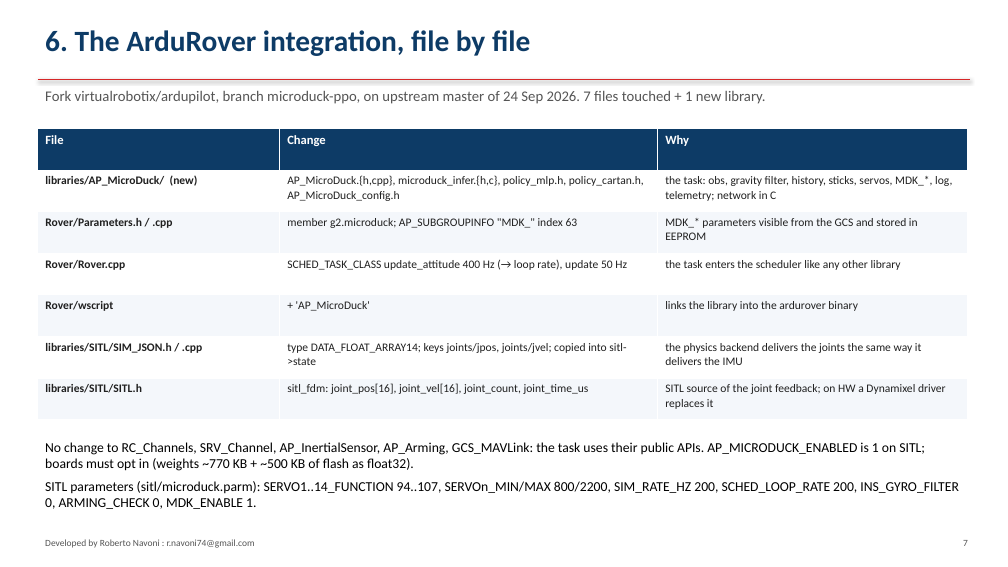
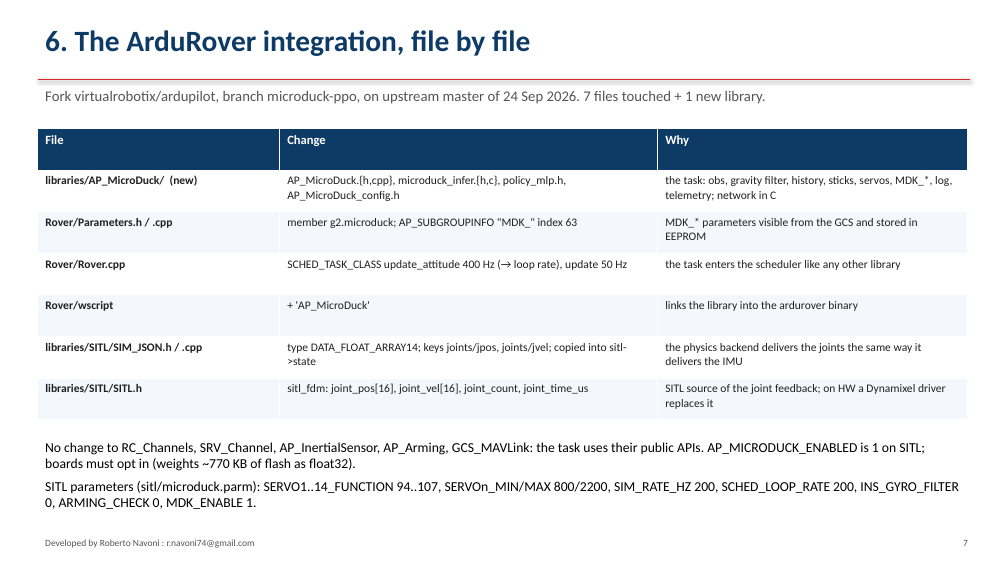
Before and after one commit to virtualrobotix/Arudpilot-Neural-Mixer, a slide deck: slide 7 of docs/architecture-integration.pptx. Drawn at 1008x567 pixels with LibreOffice and Linux fonts; fonts in the diff are those of the drawing. Boxes give left, top, right and bottom in pixels: in the first picture for what was removed or moved away, otherwise in the second. Text is boxed around its words. In the diff, an @@ line names an element or a change of style, - is before the commit and + after.

```diff
--- a/docs/architecture-integration.pptx
+++ b/docs/architecture-integration.pptx
@@ table at (x1=38, y1=129, x2=968, y2=420) @@
-row 2, column 2: AP_MicroDuck.{h,cpp}, microduck_infer.{h,c}, policy_mlp.h, policy_cartan.h, AP_MicroDuck_config.h
+row 2, column 2: AP_MicroDuck.{h,cpp}, microduck_infer.{h,c}, policy_mlp.h, AP_MicroDuck_config.h
@@ text at (x1=45, y1=442, x2=925, y2=471): text changed @@
-No change to RC_Channels, SRV_Channel, AP_InertialSensor, AP_Arming, GCS_MAVLink: the task uses their public APIs. AP_MICRODUCK_ENABLED is 1 on SITL; boards must opt in (weights ~770 KB + ~500 KB of flash as float32).
+No change to RC_Channels, SRV_Channel, AP_InertialSensor, AP_Arming, GCS_MAVLink: the task uses their public APIs. AP_MICRODUCK_ENABLED is 1 on SITL; boards must opt in (weights ~770 KB of flash as float32).
```
Also in this commit, not shown: 6 other slides changed, 8 other files.
